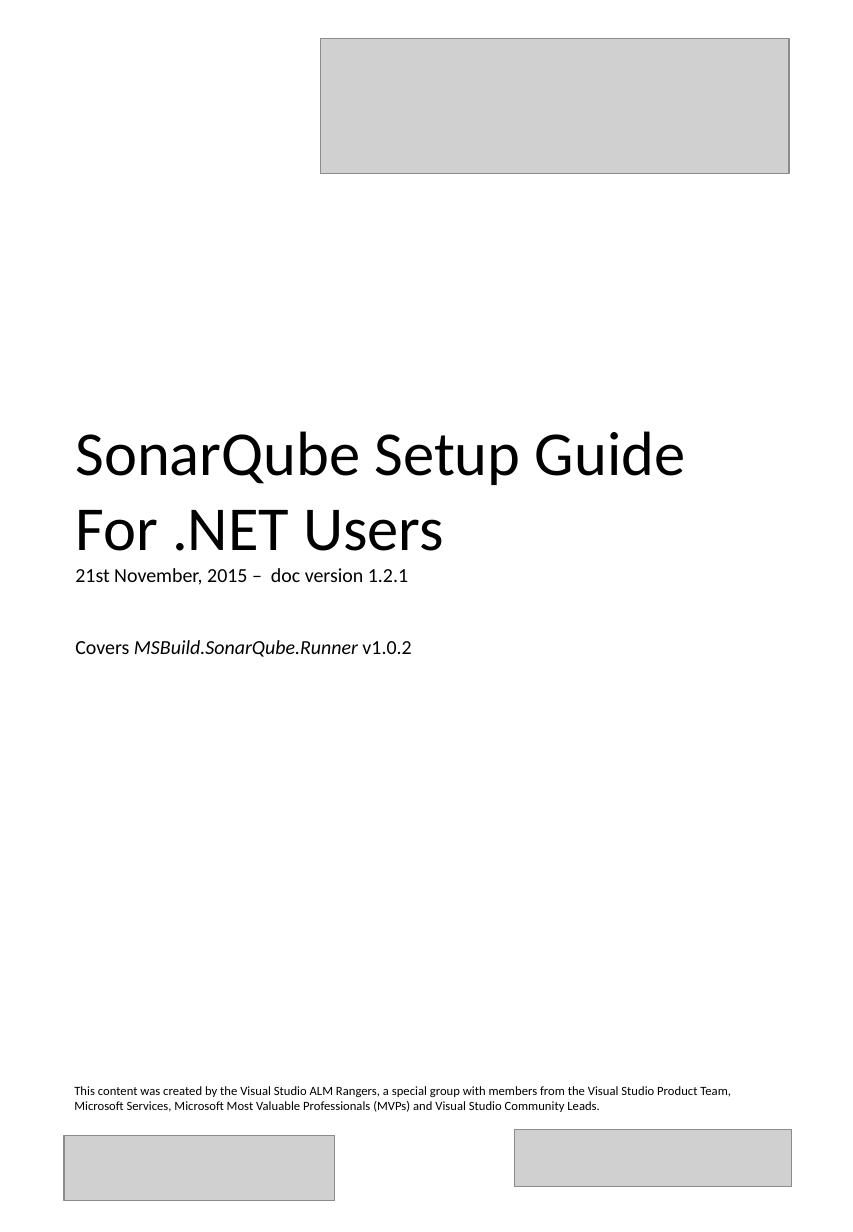
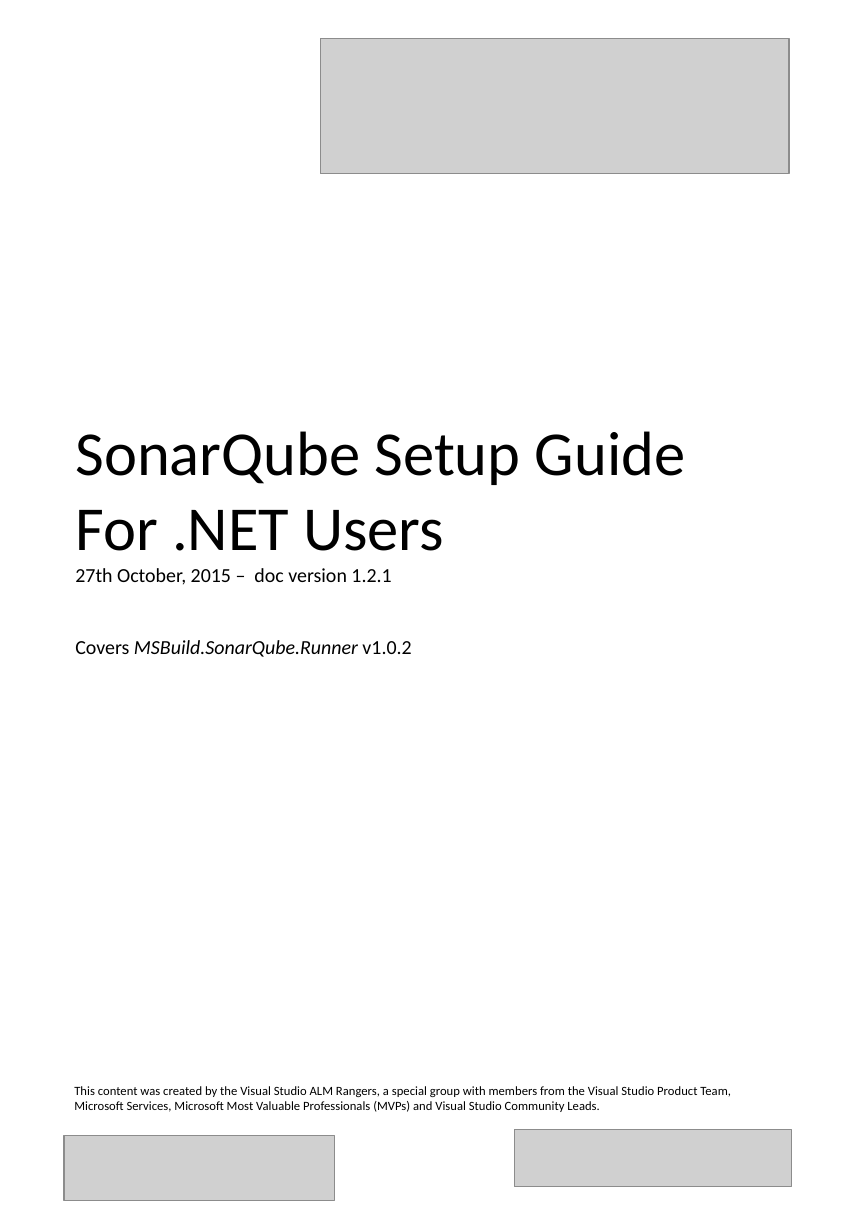
Before and after one commit to SonarSource/sonar-.net-documentation, a slide deck: slide 1 of cover.pptx. Drawn at 853x1232 pixels with LibreOffice and Linux fonts; fonts in the diff are those of the drawing; grey boxes stand for pictures. Boxes give left, top, right and bottom in pixels: in the first picture for what was removed or moved away, otherwise in the second. Text is boxed around its words. In the diff, an @@ line names an element or a change of style, - is before the commit and + after.

Commit message:
Fix date on cover

```diff
--- a/cover.pptx
+++ b/cover.pptx
@@ title at (x1=75, y1=431, x2=686, y2=657): text changed @@
-SonarQube Setup Guide For .NET Users
-21st November, 2015 – doc version 1.2.1
-Covers MSBuild.SonarQube.Runner v1.0.2
+SonarQube Setup Guide For .NET Users
+27th October, 2015 – doc version 1.2.1
+Covers MSBuild.SonarQube.Runner v1.0.2
```
Also in this commit, not shown: 1 other file.
